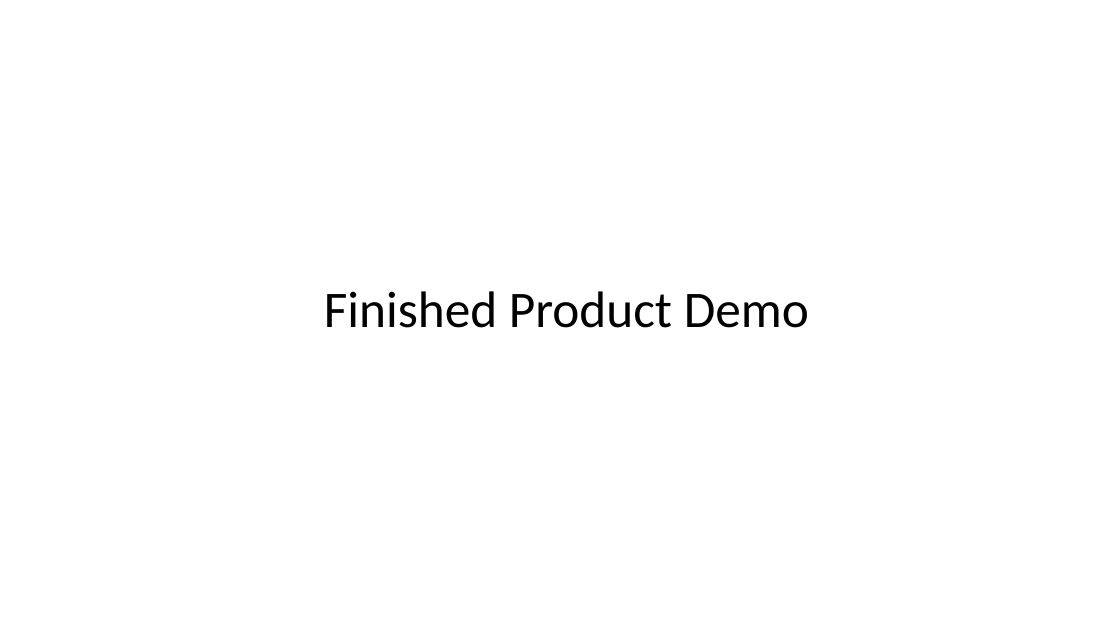
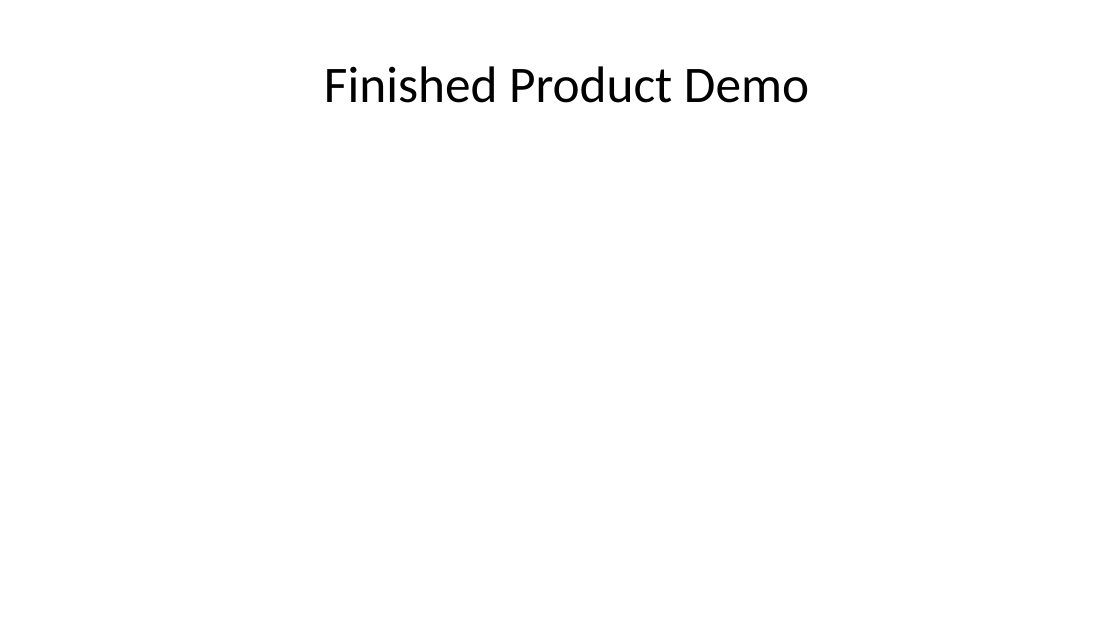
Before and after one commit to mldeanha/Team-4-Project, a slide deck: slide 28 of Project Assets/Team Shi Final Presentation.pptx (slide 20 before the commit). Drawn at 1120x630 pixels with LibreOffice and Linux fonts; fonts in the diff are those of the drawing. Boxes give left, top, right and bottom in pixels: in the first picture for what was removed or moved away, otherwise in the second. Text is boxed around its words. In the diff, an @@ line names an element or a change of style, - is before the commit and + after.

```diff
--- a/Project Assets/Team Shi Final Presentation.pptx
+++ b/Project Assets/Team Shi Final Presentation.pptx
@@ text "Finished Product Demo": place and size @@
-text "Finished Product Demo" at (324, 291, 809, 328)
+text "Finished Product Demo" at (324, 66, 809, 103)
@@ text "Finished Product Demo" at (324, 66, 809, 103): line spacing 0.9 to 1 @@
```
Also in this commit, not shown: 11 other slides changed, 9 slides added, 1 slide removed, 1 other file.
